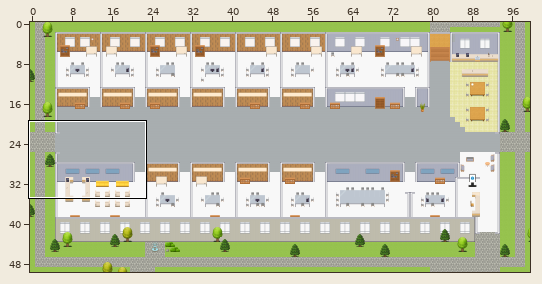
A Tiled map (JSON) gets an edit: maps/AI-Intelligent-Automation-Platform.tmj. Above: a wide view before the commit, with the close-up outlined.
Close-up. Before the edit:
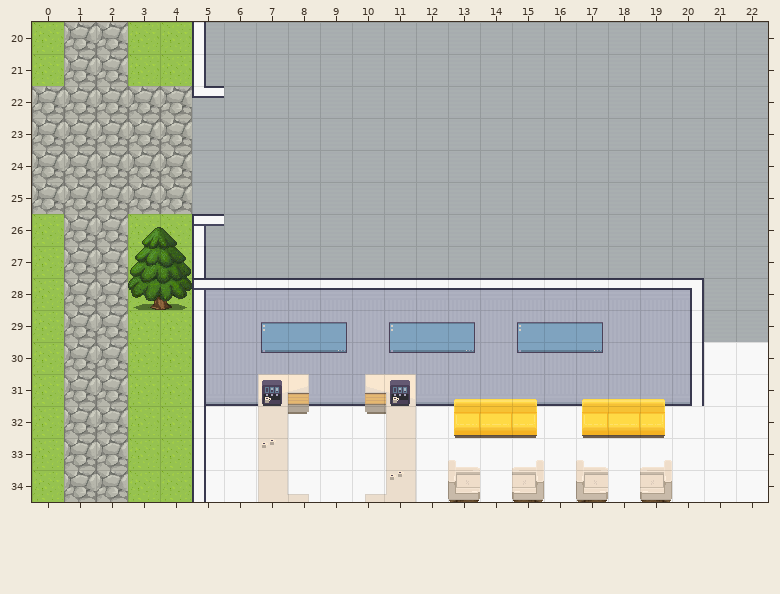
Cells are 32x32 px. Shown: x 0..22, y 20..34. The commit also changed other parts of the map, which this record leaves out.
After:
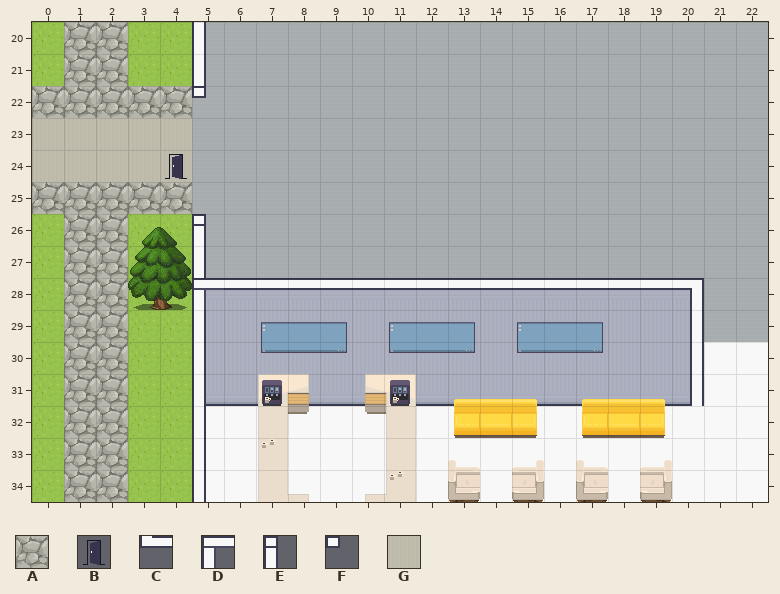
Key: from "Exterior": A 638; from "User_Zones": B 65; from "room2": C 23, D 27, E 30, F 64, G 328.
_ is an empty cell.
Change:
Layer "outside":
y 23..24: x 0..4 AAAAA -> GGGGG
Layer "walls":
y 22: x 5 C -> F
y 26: x 5 D -> E
Layer "zones":
y 24: x 4 _ -> B
